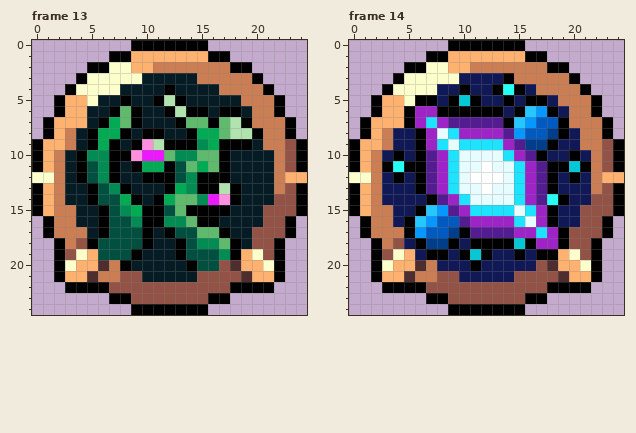
Pixel-art file -- packages/client/src/assets/ui{m}/affinities.aseprite. Above is the file before it was changed.
25x25 pixels, 20 frames. Colours within 5 levels of each other are drawn and written as one. Shown: frame 13, frame 14. The commit also changed other frames, which this record leaves out.
And afterwards:
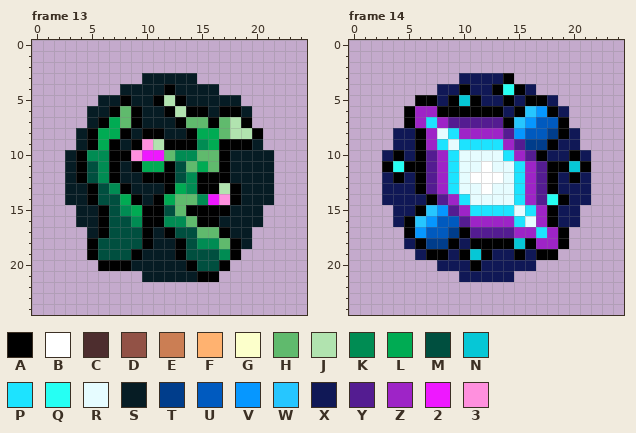
Palette (. is transparent): A #000000  B #ffffff  C #4d2d2e  D #925246  E #cb7e54  F #ffb270  G #fcffcb  H #60ba6d  J #b1e3af  K #008c53  L #00ab53  M #004f3f  N #06c7d6  P #1de3ff  Q #26fff3  R #e6fcff  S #061c24  T #003d8b  U #005abf  V #0697ff  W #26c6ff  X #101856  Y #541c91  Z #9e24c7  2 #ee18ff  3 #ff90de
The edit:
layer "frame" now hidden
Changed rows in their new state; - is an unchanged pixel.
Frame 13:
first column x 0:
 0 ---------.......---------
 1 -------...........-------
 2 -----...............-----
 3 ----......-----......----
 4 ---.....---------.....---
 5 --....-------------....--
 6 --...---------------...--
 7 -....---------------....-
 8 -...-----------------...-
 9 ....-----------------....
10 ...-------------------...
11 ...-------------------...
12 ...-------------------...
13 ...-------------------...
14 ...-------------------...
15 ....-----------------....
16 -...-----------------...-
17 -....---------------....-
18 --...---------------...--
19 --...A-------------....--
20 --....AA---------A.....--
21 --........-----AA......--
22 ---...................---
23 -------...........-------
24 ---------.......---------
Frame 14:
first column x 0:
 0 ---------.......---------
 1 -------...........-------
 2 -----...............-----
 3 ----......-----......----
 4 ---.....---------.....---
 5 --....-------------....--
 6 --...---------------...--
 7 -....---------------....-
 8 -...-----------------...-
 9 ....-----------------....
10 ...-------------------...
11 ...-------------------...
12 ...-------------------...
13 ...-------------------...
14 ...-------------------...
15 ....-----------------....
16 -...-----------------...-
17 -....---------------....-
18 --...---------------...--
19 --....-------------....--
20 --......---------......--
21 --........-----........--
22 ---...................---
23 -------...........-------
24 ---------.......---------
Pixel boxes of the changes (left, top, right, bottom) in both pictures:
changed: (32, 40, 307, 315)
erased: (349, 40, 624, 315)
